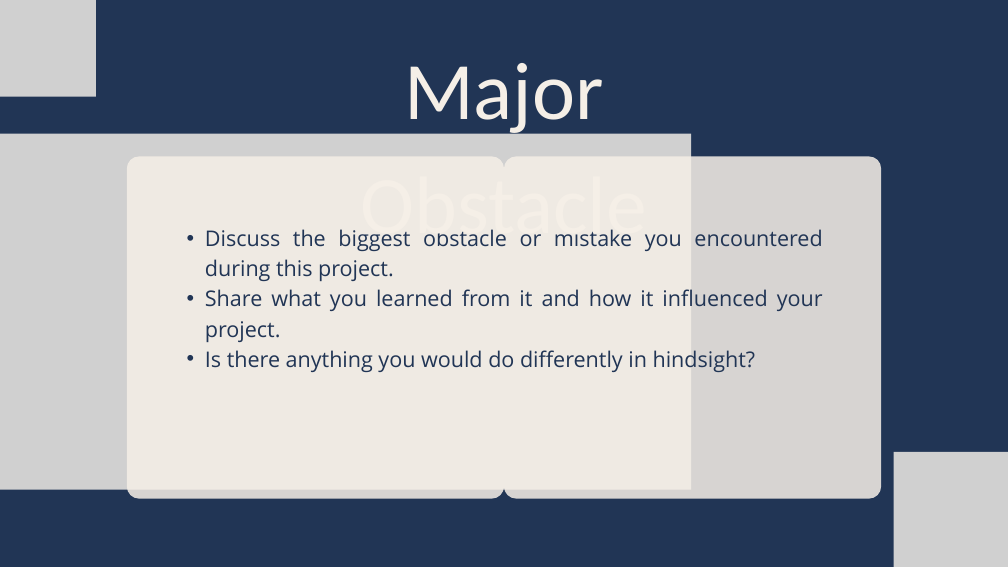
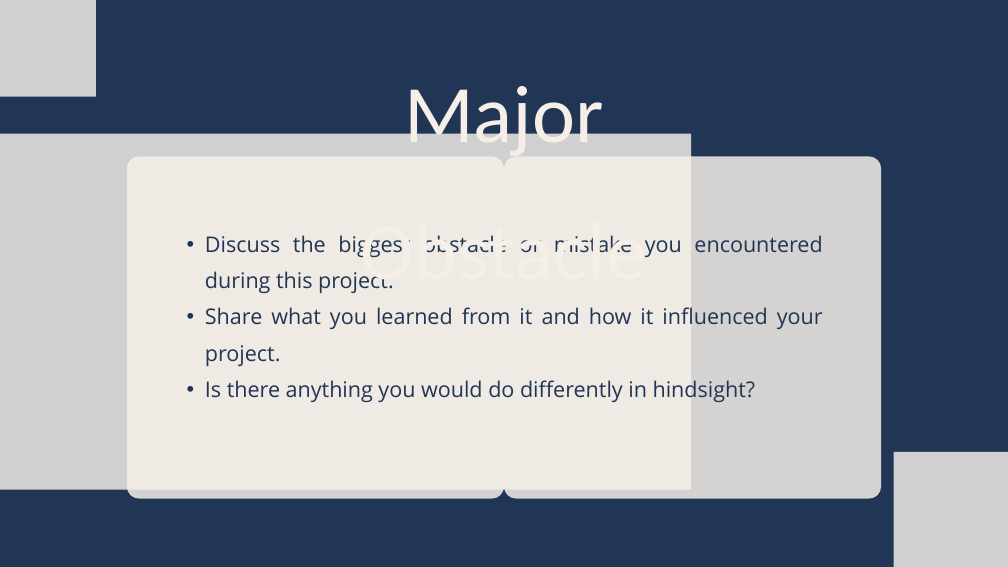
Before and after one commit to doomhazard/Alex-Castillo-IronHack-project-CNN, a slide deck: slide 9 of Deliverable/Kaggle Animals Clasification Presentation.pptx (slide 7 before the commit). Drawn at 1008x567 pixels with LibreOffice and Linux fonts; fonts in the diff are those of the drawing; grey boxes stand for pictures. Boxes give left, top, right and bottom in pixels: in the first picture for what was removed or moved away, otherwise in the second. Text is boxed around its words. In the diff, an @@ line names an element or a change of style, - is before the commit and + after.

```diff
--- a/Deliverable/Kaggle Animals Clasification Presentation.pptx
+++ b/Deliverable/Kaggle Animals Clasification Presentation.pptx
@@ text "Major Obstacle" at box(361, 86, 647, 289): line spacing 163.1pt to 1.4 @@
@@ freeform shape at box(127, 156, 504, 498): fill #F5EFE7 at 86% opacity to #F5EFE7 at 85% opacity @@
@@ freeform shape at box(504, 156, 881, 498): fill #F5EFE7 at 86% opacity to #F5EFE7 at 85% opacity @@
@@ text "Discuss the biggest obstacle or ..." at box(205, 235, 823, 402): line spacing 43.1pt to 1.4 @@
```
Also in this commit, not shown: 6 other slides changed, 4 slides added, 1 slide removed, 1 other file.
